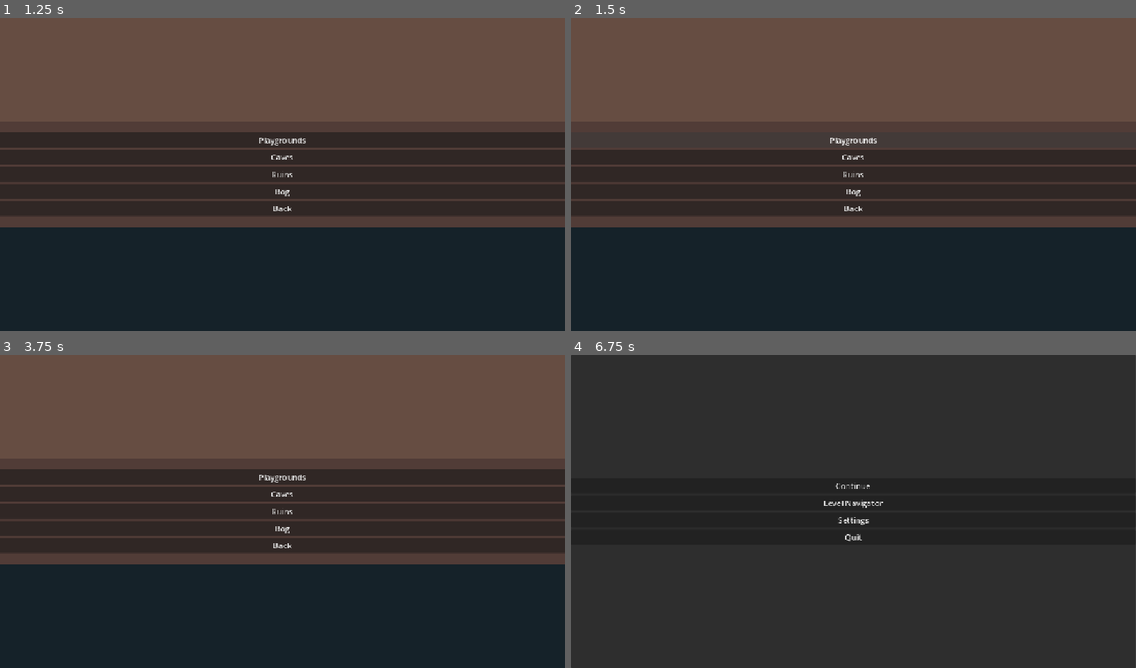
Above: before the commit, frames 1-4 (two rows, left to right).
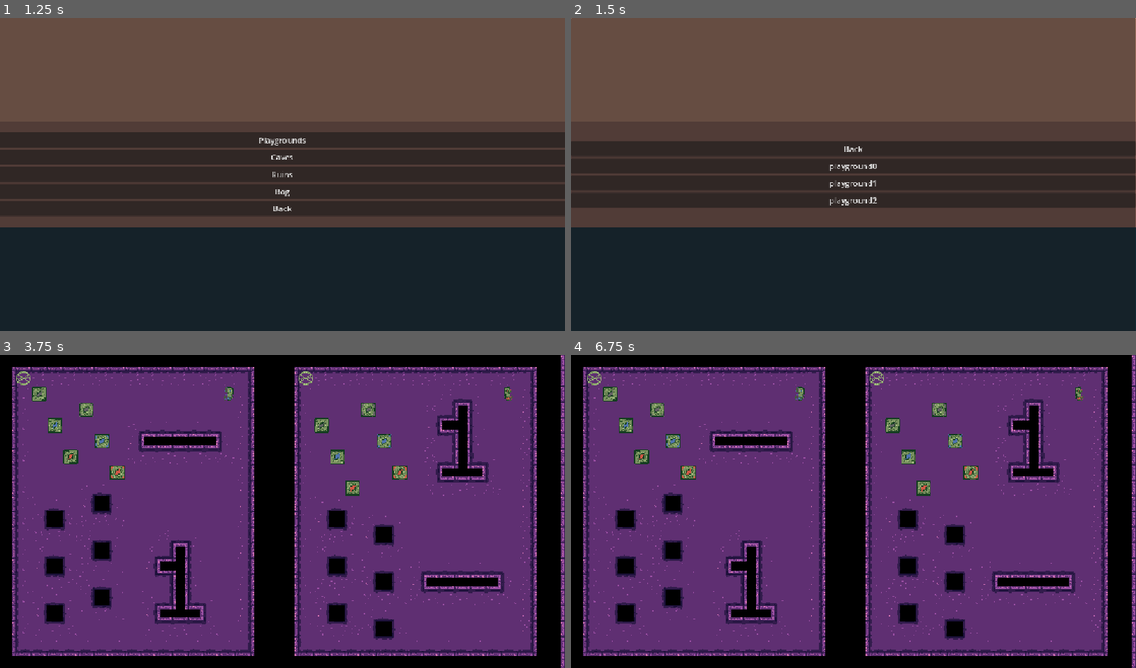
Above: after the commit, the same moments.

Repository: whitsettbe/kcol-f26-gamedevproj-cb
Game: Godot game, scene res://UI/scenes/main_menu.tscn
The game is run twice, just before and just after one commit, with the same random seed, the same clock (stepped at 60 frames per second) and the same inputs. This scene is started directly instead of the project's main scene.
Inputs (mouse positions are in pixels of both pictures, inside the frame that each line leads up to):
- Up to frame 1 (1.25 s): click "Level Navigator" at 0.5 s
- Up to frame 2 (1.5 s): click "Playgrounds" at 1.25 s
- Up to frame 3 (3.75 s): click "Caves" at 2 s; click (282, 502) at 2.75 s, where only the run after the commit has a clickable "playground0"; click (282, 520) at 3.5 s, where only the run after the commit has a clickable "playground1"
- Up to frame 4 (6.75 s): click (853, 486) at 4.25 s, where only the run before the commit has a clickable "Continue"; click (853, 486) at 5 s, where only the run before the commit has a clickable "Continue"; click (853, 520) at 5.75 s, where only the run before the commit has a clickable "Settings"; click (853, 545) at 6.5 s, where only the run before the commit has a clickable "Back"

Frame 1 is identical in both runs. In frame 2, 6.2% of the frame differs, in the area x 0-100%, y 0-67%; in frame 3, 99%; in frame 4, 100%, in the area x 0-100%, y 0-100%.
Error before the commit: Invalid access to property or key 'navigator_layer' on a base object of type 'Node (Globals.gd)'. (res://UI/scripts/level_manager.gd:5)

Commit message:
Return to pre-refactor state.

Diff:
--- a/TornAsunder/UI/scenes/level_navigator.tscn
+++ /dev/null
@@ -1,29 +0,0 @@
-[gd_scene format=3 uid="uid://l2gypp4kmgse"]
-
-[ext_resource type="Script" uid="uid://ca0o7f82vjujb" path="res://UI/scripts/level_navigator.gd" id="1_5pp44"]
-[ext_resource type="Texture2D" uid="uid://bgsekbinnjf7k" path="res://LevelNavigatorConceptButtonless.png" id="2_o13xo"]
-[ext_resource type="Script" uid="uid://c1v0m0bybt13k" path="res://UI/scripts/level_manager.gd" id="3_5pp44"]
-
-[node name="level_navigator" type="Node2D" unique_id=534790582]
-script = ExtResource("1_5pp44")
-
-[node name="TextureRect" type="TextureRect" parent="." unique_id=1515529069]
-offset_left = -8.0
-offset_top = -8.0
-offset_right = 1160.0
-offset_bottom = 648.0
-texture = ExtResource("2_o13xo")
-expand_mode = 1
-
-[node name="PanelContainer" type="PanelContainer" parent="." unique_id=299608579]
-offset_right = 1152.0
-offset_bottom = 640.0
-
-[node name="Button_manager" type="VBoxContainer" parent="PanelContainer" unique_id=545949006]
-layout_mode = 2
-alignment = 1
-script = ExtResource("3_5pp44")
-
-[node name="Back" type="Button" parent="PanelContainer/Button_manager" unique_id=1199583467]
-layout_mode = 2
-text = "Back"
--- a/TornAsunder/UI/scenes/playground_navigator.tscn
+++ b/TornAsunder/UI/scenes/playground_navigator.tscn
@@ -27,3 +27,5 @@
 [node name="Back" type="Button" parent="PanelContainer/PlaygroundVbox" unique_id=1199583467]
 layout_mode = 2
 text = "Back"
+
+[connection signal="pressed" from="PanelContainer/PlaygroundVbox/Back" to="." method="_on_back_pressed"]
--- a/TornAsunder/UI/scripts/level_manager.gd
+++ /dev/null
@@ -1,34 +0,0 @@
-extends VBoxContainer
-
-var tempIdx
-
-var layer_path = "res://levels/layers/" + str(Globals.navigator_layer) + "/"
-
-# Called when the node enters the scene tree for the first time.
-# Create buttons based on levels in folder
-func _ready() -> void:
-	var levels = DirAccess.get_files_at(layer_path)
-	var buttons = []
-	for i in range(len(levels)):
-		buttons.append(Button.new())
-		buttons[i].text = levels[i].replace(".tscn", "")
-		print(buttons[i].text)
-		buttons[i].pressed.connect(Callable(self, "_on_button_pressed").bind(levels[i]))
-		add_child(buttons[i])
-
-
-# Called every frame. 'delta' is the elapsed time since the previous frame.
-func _process(delta: float) -> void:
-	pass
-
-# Goes to corresponding level of button pressed
-func _on_button_pressed(level: Variant) -> void:
-	tempIdx = Globals.level_paths.find(layer_path + level)
-	if(tempIdx != -1):
-		get_tree().paused = false
-		if(Globals.level_scene != null):
-			Globals.level_scene.queue_free()
-		Globals.level_idx = tempIdx
-		get_tree().change_scene_to_file("res://scenes/multilevel.tscn")
-	else:
-		print(level + " is not in the level_paths array.")
--- a/TornAsunder/UI/scripts/level_navigator.gd
+++ /dev/null
@@ -1,18 +0,0 @@
-extends Node2D
-
-
-# Called when the node enters the scene tree for the first time.
-func _ready() -> void:
-	hide()
-
-# Called every frame. 'delta' is the elapsed time since the previous frame.
-func _process(delta: float) -> void:
-	pass
-
-func open(layer: Variant) -> void:
-	Globals.navigator_layer = layer
-	show()
-
-# Opens previous page.
-func _on_back_pressed() -> void:
-	hide()
Not shown, removed: TornAsunder/UI/scripts/level_manager.gd.uid
Not shown, removed: TornAsunder/UI/scripts/level_navigator.gd.uid
